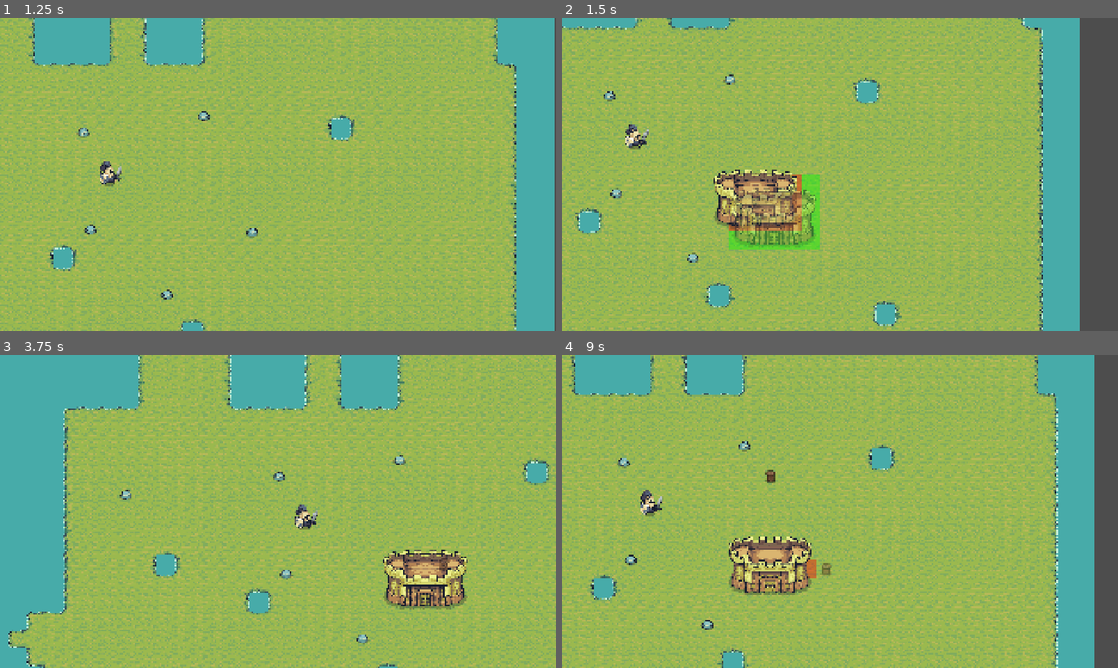
Above: before the commit, frames 1-4 (two rows, left to right).
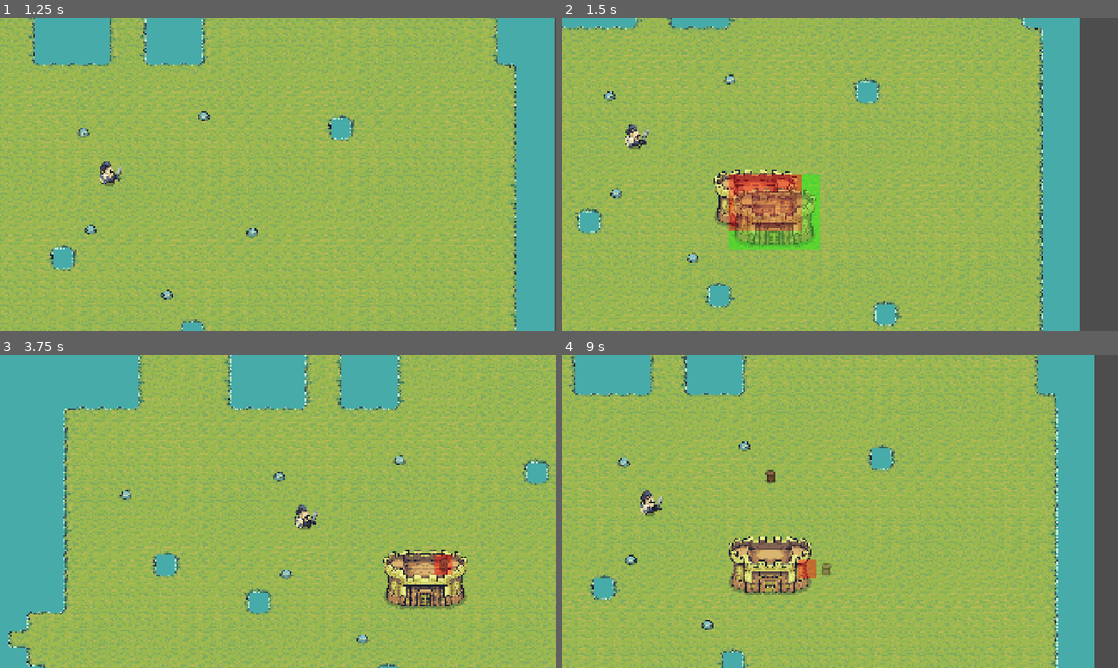
Above: after the commit, the same moments.

Repository: pescmy/tiny-billions
Game: Godot game, scene res://scenes/world/world.tscn
Same seed, same stepped clock (60 frames per second), same inputs: the game is played once before the commit and once after it.
Inputs (mouse positions are in pixels of both pictures, inside the frame that each line leads up to):
- Up to frame 1 (1.25 s): tap Enter at 0.5 s; move the mouse to (400, 158) at 0.52 s; hold D (right) from 0.53 s (still down); tap Space (find_king) at 0.6 s; click (400, 158) at 0.67 s
- Up to frame 2 (1.5 s): move the mouse to (728, 190) at 1.27 s; release D (right) at 1.28 s; hold S (down) from 1.28 s (still down); tap 1 at 1.35 s; click (728, 190) at 1.42 s
- Up to frame 3 (3.75 s): move the mouse to (333, 442) at 2.02 s; release S (down) at 2.03 s; hold D (right) 2.03-2.78 s; tap 2 at 2.1 s; click (333, 442) at 2.17 s; move the mouse to (250, 574) at 2.77 s; hold W (up) 2.78-3.53 s; tap 3 at 2.85 s; click (250, 574) at 2.92 s; move the mouse to (444, 558) at 3.52 s; hold A (left) from 3.53 s (still down); tap Space (find_king) at 3.6 s; click (444, 558) at 3.67 s
- Up to frame 4 (9 s): move the mouse to (673, 464) at 4.27 s; tap one key every 0.75 s from 4.35 s: 1 2 3 Space (find_king) 1 2 3; click (673, 464) at 4.42 s; move the mouse to (867, 511) at 5.02 s; release A (left) at 5.03 s; hold S (down) 5.03-5.78 s; click (867, 511) at 5.17 s; move the mouse to (756, 433) at 5.77 s; hold D (right) 5.78-6.53 s; click (756, 433) at 5.92 s; move the mouse to (962, 495) at 6.52 s; hold W (up) 6.53-7.28 s; click (962, 495) at 6.67 s; move the mouse to (728, 527) at 7.27 s; hold D (right) 7.28-8.03 s; click (728, 527) at 7.42 s; move the mouse to (895, 442) at 8.02 s; hold S (down) 8.03-8.78 s; click (895, 442) at 8.17 s; move the mouse to (812, 574) at 8.77 s; hold A (left) from 8.78 s (still down); click (812, 574) at 8.92 s

Frame 1 is identical in both runs. In frame 2, 1.8% of the frame differs, in the area x 30-43%, y 50-68%; in frame 3, 0.2%; in frame 4, 0.1%.

Commit message:
add buildings to navigation region

Diff:
--- a/scenes/buildings/base/house.tscn
+++ b/scenes/buildings/base/house.tscn
@@ -20,3 +20,8 @@
 shape = SubResource("RectangleShape2D_d4ok4")
 
 [node name="BuildRadius" type="Marker2D" parent="." unique_id=1645467201]
+
+[node name="NavigationObstacle2D" type="NavigationObstacle2D" parent="." unique_id=1712544216]
+vertices = PackedVector2Array(-12, -67, -42, -39, -52, 29, -44, 66, 42, 67, 51, 36, 45, -36, 10, -69)
+affect_navigation_mesh = true
+carve_navigation_mesh = true
--- a/scenes/buildings/base/towncentre.tscn
+++ b/scenes/buildings/base/towncentre.tscn
@@ -22,7 +22,6 @@
 [node name="BuildRadius" type="Marker2D" parent="." unique_id=1645467201]
 
 [node name="NavigationObstacle2D" type="NavigationObstacle2D" parent="." unique_id=1763871579]
-radius = 100.0
 vertices = PackedVector2Array(126, -71, -120, -71, -140, -50, -131, 88, -81, 112, 80, 109, 132, 85, 138, -10, 142, -53)
 affect_navigation_mesh = true
 carve_navigation_mesh = true
--- a/scenes/buildings/base/wall.tscn
+++ b/scenes/buildings/base/wall.tscn
@@ -22,3 +22,8 @@
 shape = SubResource("RectangleShape2D_d4ok4")
 
 [node name="BuildRadius" type="Marker2D" parent="." unique_id=1645467201]
+
+[node name="NavigationObstacle2D" type="NavigationObstacle2D" parent="." unique_id=1494670599]
+vertices = PackedVector2Array(-9, -20, -13, -15, -14, -9, -14, 17, 14, 18, 16, -7, 16, -14, 12, -20)
+affect_navigation_mesh = true
+carve_navigation_mesh = true
--- a/scenes/world/world.tscn
+++ b/scenes/world/world.tscn
@@ -10,7 +10,9 @@
 [ext_resource type="PackedScene" uid="uid://m4ahwryy7ui" path="res://scenes/buildings/grid_visual.tscn" id="11_5qq27"]
 
 [sub_resource type="NavigationPolygon" id="NavigationPolygon_bq33v"]
-outlines = Array[PackedVector2Array]([PackedVector2Array(296.22205, -239.72586, -839.77747, -240.77756, -840.3996, 431.22217, -848.80695, 871.21454, -1041.1031, 1191.0367, 1302.8811, 1209.2068, 1256.9845, -1062.8367)])
+vertices = PackedVector2Array(346.67188, -181.67969, 514.3281, 182.47656, 471.32813, 182.4375, -45.65625, 173.96094, -69.390625, -126.0625, -69.35156, -162.0625, 303.67188, -181.71875, -597.40625, -98.546875, -112.390625, -126.10156, -88.65625, 173.92188, -597.4375, -62.546875, 218.14063, 398.21094, 471.28906, 218.4375, 514.28906, 218.47656, 1367.6797, 1113.2188, 218.10156, 434.21094, 1306.3516, -1163.7109, 346.71094, -217.67969, 370.35156, -317.40625, -989.5, 1102.1172, -1004.22656, 801.96094, -813.8906, 800.1406, -45.703125, 209.96094, 175.14063, 398.15625, 366.1328, -1157.7266, -794.8281, -346.47656, 303.71094, -217.71875, -112.35156, -162.10156, -640.40625, -98.60156, -640.4375, -62.601563, -88.703125, 209.92188, 175.10156, 434.15625)
+polygons = Array[PackedInt32Array]([PackedInt32Array(0, 1, 2, 3, 4, 5, 6), PackedInt32Array(7, 8, 4, 3, 9, 10), PackedInt32Array(11, 12, 13, 14, 15), PackedInt32Array(1, 16, 14, 13), PackedInt32Array(17, 18, 16, 1, 0), PackedInt32Array(19, 20, 21, 14), PackedInt32Array(22, 3, 2, 12, 11, 23), PackedInt32Array(18, 24, 16), PackedInt32Array(25, 18, 17, 26), PackedInt32Array(25, 26, 6, 5, 27), PackedInt32Array(25, 27, 8, 7, 28), PackedInt32Array(21, 25, 28, 29), PackedInt32Array(21, 29, 10, 9, 30), PackedInt32Array(15, 14, 21, 31), PackedInt32Array(31, 21, 30, 22, 23)])
+outlines = Array[PackedVector2Array]([PackedVector2Array(360.3035, -327.6666, -804.67004, -356.74512, -823.73193, 790.2378, -1014.7337, 792.0609, -999.02997, 1112.0756, 1377.9607, 1123.2761, 1316.0873, -1173.7821, 356.08118, -1167.6709)])
 source_geometry_group_name = &""
 
 [node name="World" type="Node2D" unique_id=1496962636]
@@ -62,11 +64,12 @@
 [node name="Object6" parent="WorldNavigation/Objects" unique_id=195146612 instance=ExtResource("7_bq33v")]
 position = Vector2(197, 416)
 
+[node name="Buildings" type="Node2D" parent="WorldNavigation" unique_id=1179630860]
+rotation = 0.0009257914
+
 [node name="Characters" type="Node2D" parent="." unique_id=678179957]
 
 [node name="King" parent="Characters" unique_id=1401887729 instance=ExtResource("6_t5ptc")]
 collision_mask = 28
 
 [node name="GridVisual" parent="." unique_id=1307838698 instance=ExtResource("11_5qq27")]
-
-[node name="Buildings" type="Node2D" parent="." unique_id=1179630860]
--- a/scripts/house.gd
+++ b/scripts/house.gd
@@ -11,3 +11,13 @@
 
 	collision.position.x = grid_size.x * 64.0 / 2
 	collision.position.y = grid_size.y * 64.0 / 2
+
+	var nav_obstacle = $NavigationObstacle2D
+	var w = grid_size.x * 64.0
+	var h = grid_size.y * 64.0
+	nav_obstacle.vertices = PackedVector2Array([
+		Vector2(0, 0),
+		Vector2(w, 0),
+		Vector2(w, h),
+		Vector2(0, h)
+	])
--- a/scripts/towncenter.gd
+++ b/scripts/towncenter.gd
@@ -11,3 +11,13 @@
 
 	collision.position.x = grid_size.x * 64.0 / 2
 	collision.position.y = grid_size.y * 64.0 / 2
+
+	var nav_obstacle = $NavigationObstacle2D
+	var w = grid_size.x * 64.0
+	var h = grid_size.y * 64.0
+	nav_obstacle.vertices = PackedVector2Array([
+		Vector2(0, 0),
+		Vector2(w, 0),
+		Vector2(w, h),
+		Vector2(0, h)
+	])
--- a/scripts/wall.gd
+++ b/scripts/wall.gd
@@ -11,3 +11,13 @@
 
 	collision.position.x = grid_size.x * 64.0 / 2
 	collision.position.y = grid_size.y * 64.0 / 2
+
+	var nav_obstacle = $NavigationObstacle2D
+	var w = grid_size.x * 64.0
+	var h = grid_size.y * 64.0
+	nav_obstacle.vertices = PackedVector2Array([
+		Vector2(0, 0),
+		Vector2(w, 0),
+		Vector2(w, h),
+		Vector2(0, h)
+	])
--- a/scripts/world.gd
+++ b/scripts/world.gd
@@ -3,7 +3,7 @@
 
 var mouse_position: Vector2
 var grid_position: Vector2i
-@onready var buildings: Node2D = $Buildings
+@onready var buildings: Node2D = $WorldNavigation/Buildings
 @onready var king = $Characters/King
 var king_position: Vector2
 var ghost: Node2D = null
@@ -42,6 +42,7 @@
 
 		delete_ghost_building()
 		create_ghost_building(BuildManager.current_build_scene)
+		$WorldNavigation.bake_navigation_polygon.call_deferred()
 	else:
 		print("Can't build here, space is occupied!")
 		#TODO
